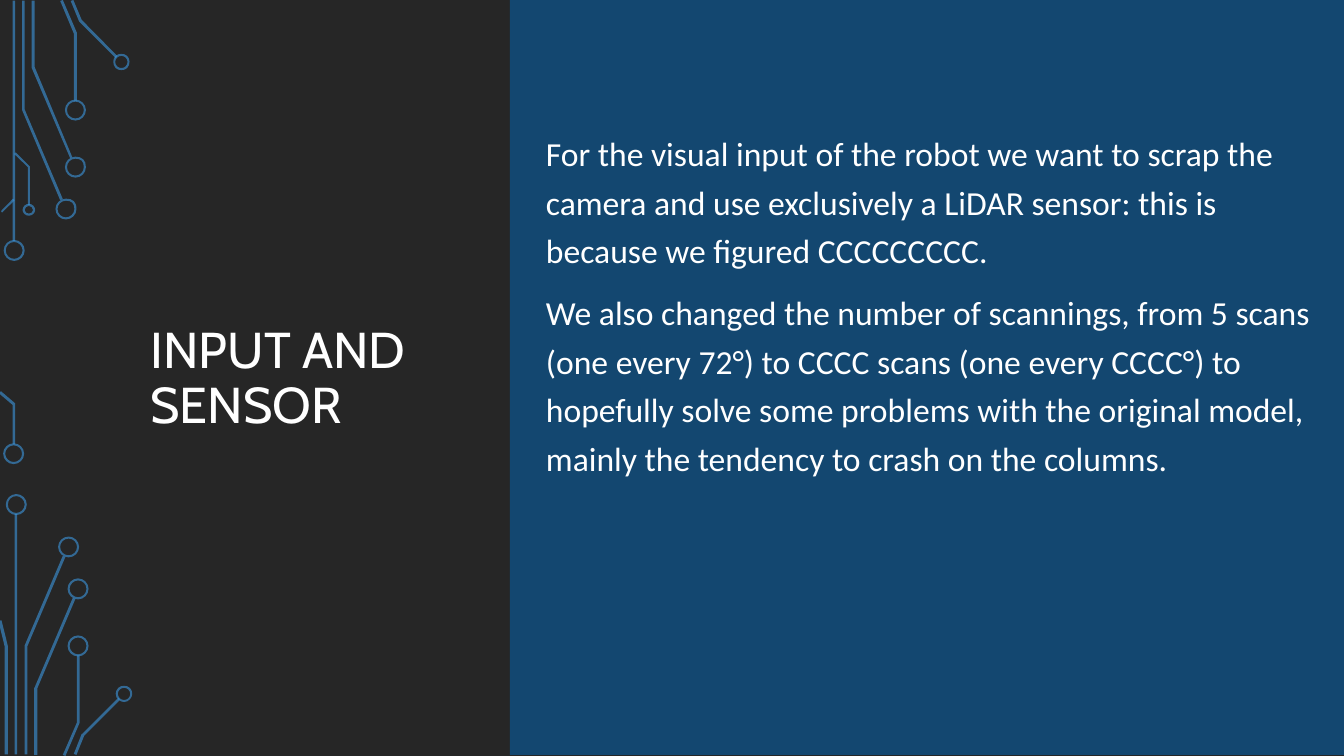
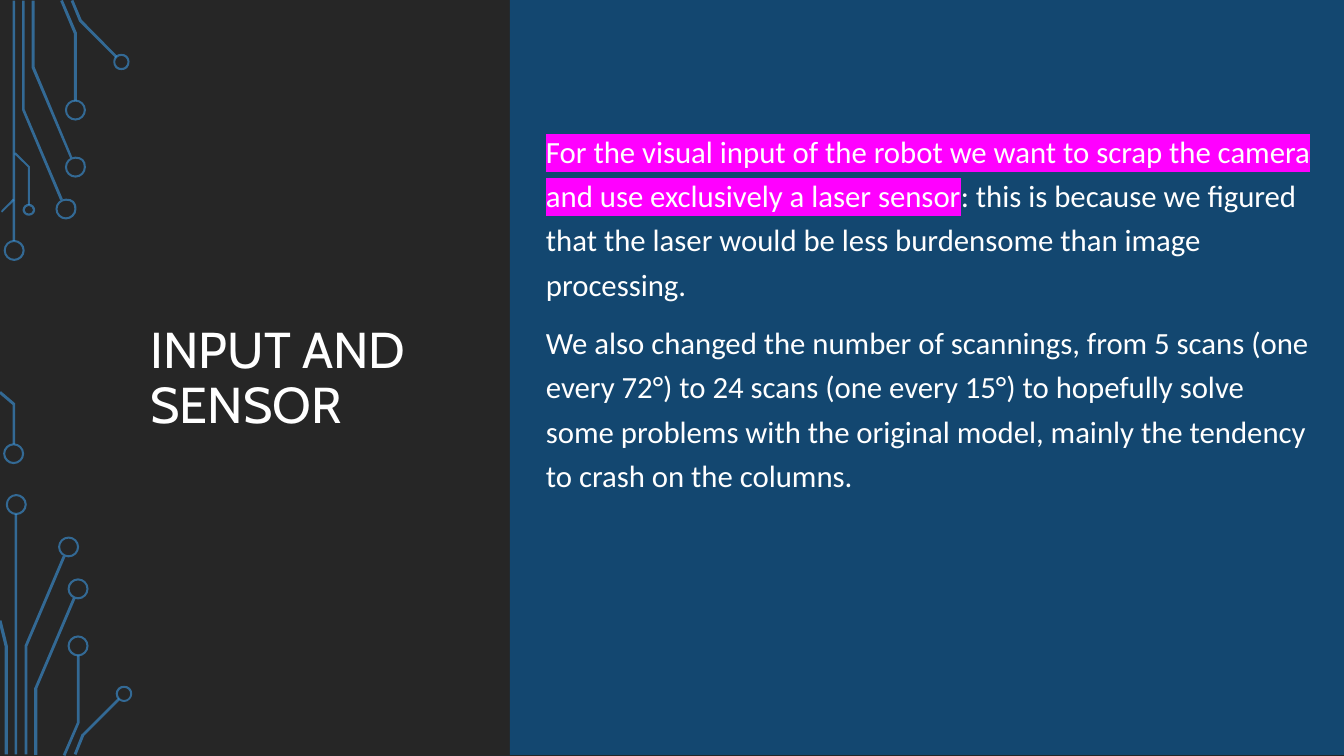
Before and after one commit to SSimuzzz/MobileRobotNavigation, a slide deck: slide 4 of Mini-Project/GroupK.pptx. Drawn at 1344x756 pixels with LibreOffice and Linux fonts; fonts in the diff are those of the drawing; background and template pictures are left out. Boxes give left, top, right and bottom in pixels: in the first picture for what was removed or moved away, otherwise in the second. Text is boxed around its words. In the diff, an @@ line names an element or a change of style, - is before the commit and + after.

```diff
--- a/Mini-Project/GroupK.pptx
+++ b/Mini-Project/GroupK.pptx
@@ text at (x1=546, y1=141, x2=1310, y2=488): text changed; size 24 to 22 pt @@
-For the visual input of the robot we want to scrap the camera and use exclusively a LiDAR sensor: this is because we figured CCCCCCCCC.
-We also changed the number of scannings, from 5 scans (one every 72°) to CCCC scans (one every CCCC°) to hopefully solve some problems with the original model, mainly the tendency to crash on the columns.
+For the visual input of the robot we want to scrap the camera and use exclusively a laser sensor: this is because we figured that the laser would be less burdensome than image processing.
+We also changed the number of scannings, from 5 scans (one every 72°) to 24 scans (one every 15°) to hopefully solve some problems with the original model, mainly the tendency to crash on the columns.
```
Also in this commit, not shown: 6 other slides changed, 1 slide added, 1 slide removed, 1 other file.
